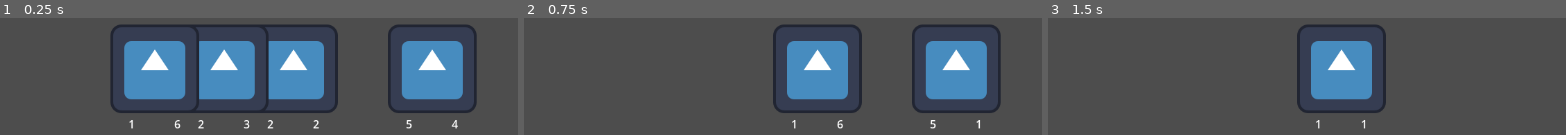
Above: before the commit, frames 1-3 (left to right).
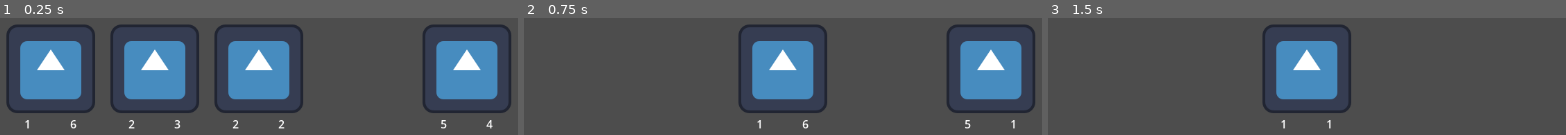
Above: after the commit, the same moments.

Repository: skeeeth/HACKER_AUTO_PETS
Game: Godot game, scene res://Combat Sim/CombatSim.tscn
The game is run twice, just before and just after one commit, with the same random seed, the same clock (stepped at 60 frames per second) and the same inputs. The engine's default icon, where the game draws it, is replaced by a stand-in: a white triangle on a blue panel in a dark square.
Inputs:
- Up to frame 1 (0.25 s): no input
- Up to frame 2 (0.75 s): tap Enter (ui_accept) at 0.5 s; hold Enter (ui_accept) from 0.53 s (still down)
- Up to frame 3 (1.5 s): release Enter (ui_accept) at 1.28 s; tap Enter (ui_accept) at 1.35 s

The runs differ from the first frame. In frame 1, 27% of the frame differs, in the area x 1-99%, y 5-95%; in frame 2, 18%; in frame 3, 9.1%.

Commit message:
Added EffectData Resource

Diff:
--- a/Combat Sim/Combat Unit/Combat_Class.gd
+++ b/Combat Sim/Combat Unit/Combat_Class.gd
@@ -6,22 +6,25 @@
 @export var damage_label: Label #= $VBoxContainer/HBoxContainer/Damage
 @export var health_label: Label #= $VBoxContainer/HBoxContainer/Health
 
-var attack:int:
+var attack : int:
 	set(v):
 		attack = v
 		damage_label.text = str(attack)
 
-var health:int:
+var health : int:
 	set(v):
 		health = v
 		health_label.text = str(health)
 		if health <= 0:
 			die()
 
+var effect : EffectData
 
+## This sets up the unit data for the unit
 func dress(data:UnitData):
 	attack = data.attack
 	health = data.health
+	effect = data.effect
 
 func die():
 	died.emit(self)
--- a/Combat Sim/CombatSim.tscn
+++ b/Combat Sim/CombatSim.tscn
@@ -1,7 +1,12 @@
 [gd_scene format=3 uid="uid://cfe4ocgls7ccg"]
 
 [ext_resource type="Script" uid="uid://dfv4x5ov05lhh" path="res://Combat Sim/combat_sim.gd" id="1_pc1ni"]
-[ext_resource type="Script" uid="uid://6i4niaslfrq8" path="res://Combat Sim/UnitData.gd" id="2_ollyq"]
+[ext_resource type="Script" uid="uid://6i4niaslfrq8" path="res://Resources/UnitData.gd" id="2_ollyq"]
+[ext_resource type="Script" uid="uid://d6hrknb1lvds" path="res://Resources/effectData.gd" id="3_6ysio"]
+[ext_resource type="Resource" uid="uid://bx23qogixbm20" path="res://Resources/Effects/Summon1Unit.tres" id="4_48t8w"]
+[ext_resource type="Resource" uid="uid://hqdb812ddwbw" path="res://Resources/Effects/DealDamageToEnemy.tres" id="5_1jao0"]
+[ext_resource type="Resource" uid="uid://dtftyovtanfad" path="res://Resources/Effects/Give1HealthToPlayer.tres" id="6_dpo5j"]
+[ext_resource type="Resource" uid="uid://ctm2pebphaq81" path="res://Resources/Effects/Gain1AttackToPlayerOnFaint.tres" id="7_hobrl"]
 
 [sub_resource type="Resource" id="Resource_rxb7n"]
 script = ExtResource("2_ollyq")
@@ -28,6 +33,7 @@
 script = ExtResource("1_pc1ni")
 ally_unit_data = Array[ExtResource("2_ollyq")]([SubResource("Resource_rxb7n"), SubResource("Resource_uoxyv"), SubResource("Resource_ktgk4")])
 enemy_unit_data = Array[ExtResource("2_ollyq")]([SubResource("Resource_ollyq")])
-step_size = 100
+effectArray = Array[ExtResource("3_6ysio")]([ExtResource("4_48t8w"), ExtResource("5_1jao0"), ExtResource("6_dpo5j"), ExtResource("7_hobrl")])
+step_size = 150
 
 [node name="Camera2D" type="Camera2D" parent="." unique_id=2141505769]
--- a/Combat Sim/UnitData.gd
+++ /dev/null
@@ -1,7 +0,0 @@
-extends Resource
-class_name UnitData
-
-@export var attack:int = 2
-@export var health:int = 2
-
-#also have sprite and name and shit
--- a/Combat Sim/combat_sim.gd
+++ b/Combat Sim/combat_sim.gd
@@ -1,20 +1,28 @@
 extends Node2D
 class_name CombatSimManager
 
-@export var board_size:int = 5 #5 is the number in SAP could change
-@export var ally_unit_data:Array[UnitData]
-@export var enemy_unit_data:Array[UnitData]
+## 5 is the number in SAP could change
+@export var board_size : int = 5
+@export var ally_unit_data : Array[UnitData]
+@export var enemy_unit_data : Array[UnitData]
+
+@export var effectArray : Array[EffectData]
 
 const UNIT_SCENE = preload("uid://brlrr5c85a1dd")
 @export var step_size: int
 
-#stacks are FIFO, so index 0 is always the "combat front" unit
-# but are displayed visually as 4 and 5 from the left
-var player_stack:Array[SimUnit]
-var enemy_stack:Array[SimUnit]
+var playerWon : bool = false
+var enemyWon : bool = false
+var combatOver : bool = false
+
+## Stacks are FIFO, so index 0 is always the "combat front" unit,
+## but are displayed visually as 4 and 5 from the left
+var player_stack : Array[SimUnit]
+var enemy_stack : Array[SimUnit]
+
 
 func _ready() -> void:
-	#should load from shop phase/encounter list but export works
+	# should load from shop phase/encounter list but export works
 	for d in ally_unit_data:
 		player_stack.append(_create_unit(d))
 	for d in enemy_unit_data:
@@ -22,18 +30,49 @@
 
 	_arrange_units()
 
+func _create_unit(data:UnitData) -> SimUnit:
+	var new_unit:SimUnit
+	new_unit = UNIT_SCENE.instantiate()
+
+	data.effect = effectArray[randi_range(0, effectArray.size() - 1)]
+
+	print(data.effect.name)
+
+	new_unit.dress(data)
+	new_unit.died.connect(on_unit_death)
+	add_child(new_unit)
+	return new_unit
+
+
+func _arrange_units():
+	#should like tween to destination placements rather than just snap
+	# and hold timeline until animation is finished
+	for i in player_stack.size():
+		player_stack[i].position.x =  (i+1) * -step_size
+
+	for i in enemy_stack.size():
+		enemy_stack[i].position.x =  (i+1) * step_size
+
+
+func _input(event: InputEvent) -> void:
+	#activates when you press the spacebar button
+	#and when there is still players and enemies alive
+	if event.is_action_pressed("ui_accept"):
+		if combatOver == false:
+			advance_step() #DEBUG hotkey
+		else:
+			print("Combat has stopped already")
+
+
 #var effect_stack:Array[CombatEffect]
 func advance_step():
-	#will step though stack of triggers and hit when nothing else is active
+	#will step though stack of triggers and hit
+	#when nothing else is active
 	hit()
-
-func end_combat():
-	print("Combat Over")
 
 func hit():
 	player_stack.front().health -= enemy_stack.front().attack
 	enemy_stack.front().health -= player_stack.front().attack
-
 
 
 func on_unit_death(dying_unit:SimUnit):
@@ -45,34 +84,18 @@
 
 	#maybe change this logic a bit to diff Win/Loss/Draw
 	if player_stack.size() == 0:
+		enemyWon = true
 		end_combat()
 
 	if enemy_stack.size() == 0:
+		playerWon = true
 		end_combat()
 
 	_arrange_units()
 	dying_unit.queue_free()
 	pass
 
-func _create_unit(data:UnitData):
-	var new_unit:SimUnit
-	new_unit = UNIT_SCENE.instantiate()
-	new_unit.dress(data)
-	new_unit.died.connect(on_unit_death)
-	add_child(new_unit)
-	return new_unit
 
-
-func _input(event: InputEvent) -> void:
-	if event.is_action_pressed("ui_accept"):
-		advance_step() #DEBUG hotkey
-
-
-func _arrange_units():
-	#should like tween to destination placements rather than just snap
-	# and hold timeline until animation is finished
-	for i in player_stack.size():
-		player_stack[i].position.x =  (i+1) * -step_size
-
-	for i in enemy_stack.size():
-		enemy_stack[i].position.x =  (i+1) * step_size
+func end_combat():
+	combatOver = true
+	print("Combat Over")
--- /dev/null
+++ b/Resources/Effects/DealDamageToEnemy.tres
@@ -0,0 +1,11 @@
+[gd_resource type="Resource" script_class="EffectData" format=3 uid="uid://hqdb812ddwbw"]
+
+[ext_resource type="Script" uid="uid://d6hrknb1lvds" path="res://Resources/effectData.gd" id="1_fxteu"]
+
+[resource]
+script = ExtResource("1_fxteu")
+name = "Deal 1 Damage to Enemy"
+magnitude = 4
+target = 1
+triggerAmount = 1
+metadata/_custom_type_script = "uid://d6hrknb1lvds"
--- /dev/null
+++ b/Resources/Effects/Gain1AttackToPlayerOnFaint.tres
@@ -0,0 +1,12 @@
+[gd_resource type="Resource" script_class="EffectData" format=3 uid="uid://ctm2pebphaq81"]
+
+[ext_resource type="Script" uid="uid://d6hrknb1lvds" path="res://Resources/effectData.gd" id="1_utoxm"]
+
+[resource]
+script = ExtResource("1_utoxm")
+name = "Gain 1 Attack to Player on Faint"
+triggerState = 1
+effectType = 3
+magnitude = 1
+triggerAmount = 1
+metadata/_custom_type_script = "uid://d6hrknb1lvds"
--- /dev/null
+++ b/Resources/Effects/Give1HealthToPlayer.tres
@@ -0,0 +1,12 @@
+[gd_resource type="Resource" script_class="EffectData" format=3 uid="uid://dtftyovtanfad"]
+
+[ext_resource type="Script" uid="uid://d6hrknb1lvds" path="res://Resources/effectData.gd" id="1_qphde"]
+
+[resource]
+script = ExtResource("1_qphde")
+name = "Give 1 Health to Player"
+triggerState = 1
+effectType = 1
+magnitude = 1
+triggerAmount = 1
+metadata/_custom_type_script = "uid://d6hrknb1lvds"
--- /dev/null
+++ b/Resources/Effects/Summon1Unit.tres
@@ -0,0 +1,12 @@
+[gd_resource type="Resource" script_class="EffectData" format=3 uid="uid://bx23qogixbm20"]
+
+[ext_resource type="Script" uid="uid://d6hrknb1lvds" path="res://Resources/effectData.gd" id="1_0ylto"]
+
+[resource]
+script = ExtResource("1_0ylto")
+name = "Summon 1 Unit"
+triggerState = 1
+effectType = 2
+magnitude = 1
+triggerAmount = 1
+metadata/_custom_type_script = "uid://d6hrknb1lvds"
--- /dev/null
+++ b/Resources/UnitData.gd
@@ -0,0 +1,8 @@
+extends Resource
+class_name UnitData
+
+@export var attack : int = 2
+@export var health : int = 2
+@export var effect : EffectData
+
+#also have sprite and name and shit
--- /dev/null
+++ b/Resources/effectData.gd
@@ -0,0 +1,13 @@
+extends Resource
+class_name EffectData
+
+enum triggerStates {BATTLE_START, FAINT, TURN_START}
+enum effectTypes {DAMAGE, GIVE, SUMMON, GAIN}
+enum targets {PLAYER, ENEMY}
+
+@export var name : String
+@export var triggerState : triggerStates
+@export var effectType : effectTypes
+@export var magnitude : int
+@export var target : targets
+@export var triggerAmount : int
Renamed: Combat Sim/UnitData.gd.uid -> Resources/UnitData.gd.uid
Not shown, added: Resources/effectData.gd.uid
